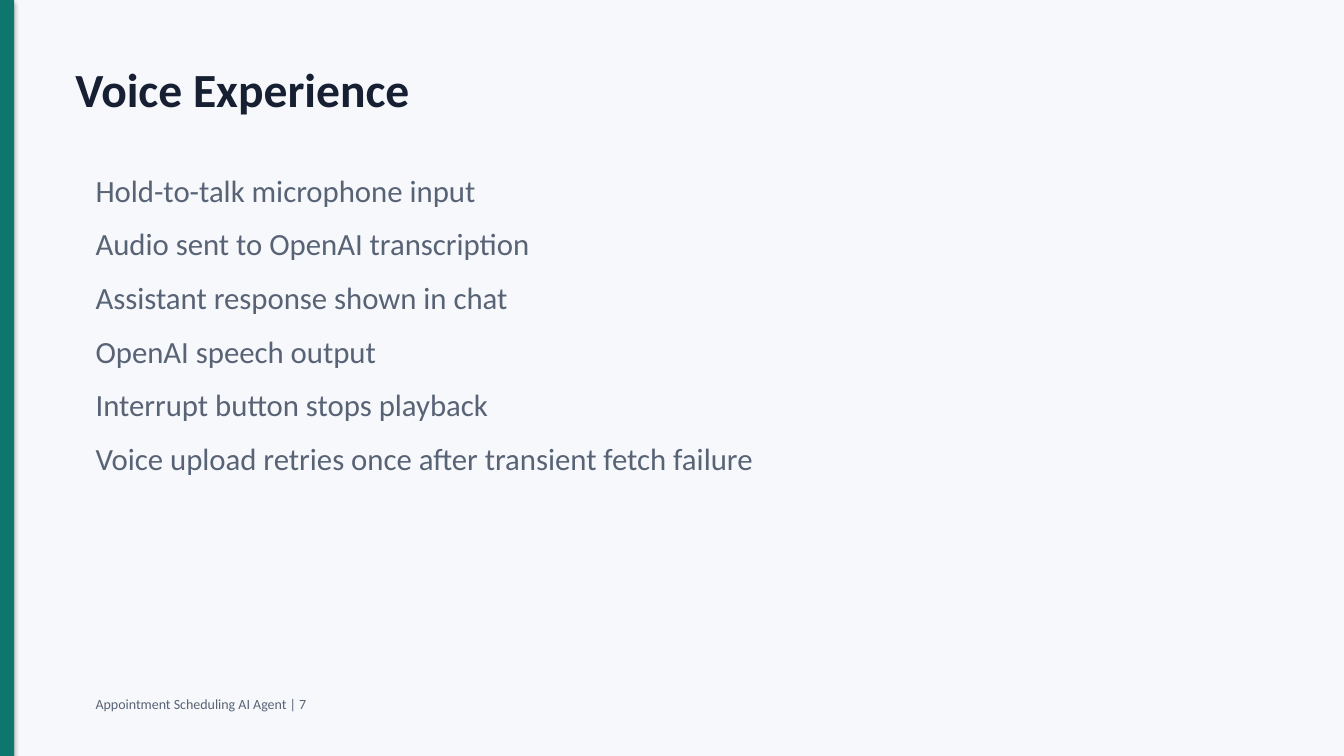
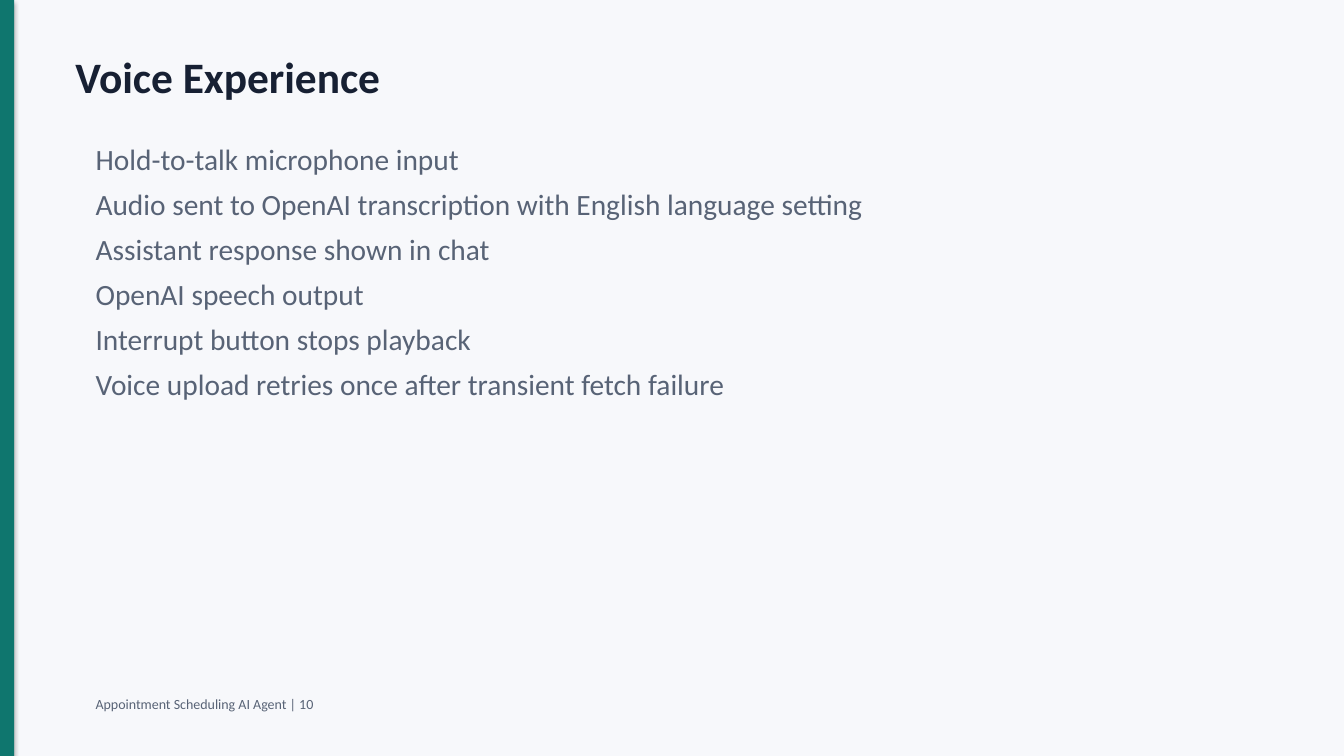
Before and after one commit to amankumarhal/scheduling_agent, a slide deck: slide 10 of docs/appointment_agent_interview_deck.pptx (slide 7 before the commit). Drawn at 1344x756 pixels with LibreOffice and Linux fonts; fonts in the diff are those of the drawing. Boxes give left, top, right and bottom in pixels: in the first picture for what was removed or moved away, otherwise in the second. Text is boxed around its words. In the diff, an @@ line names an element or a change of style, - is before the commit and + after.

Commit message:
Expand production system design slides

```diff
--- a/docs/appointment_agent_interview_deck.pptx
+++ b/docs/appointment_agent_interview_deck.pptx
@@ text "Voice Experience": place and size @@
-text "Voice Experience" at (75, 73, 409, 115)
+text "Voice Experience" at (75, 62, 380, 100)
@@ text "Voice Experience" at (75, 62, 380, 100): size 34 to 31 pt @@
@@ text "Hold-to-talk microphone input": place and size @@
-text "Hold-to-talk microphone input" at (96, 180, 752, 475)
+text "Hold-to-talk microphone input" at (96, 149, 862, 400)
@@ text at (96, 149, 724, 400): size 22 to 21 pt in "Hold-to-talk microphone input", "Assistant response shown in chat", "OpenAI speech output", "Interrupt button stops playback" and 1 more places; less space between paragraphs @@
@@ text at (96, 194, 862, 220): text changed; size 22 to 21 pt @@
-Audio sent to OpenAI transcription
+Audio sent to OpenAI transcription with English language setting
@@ text at (96, 699, 313, 712): text changed @@
-Appointment Scheduling AI Agent | 7
+Appointment Scheduling AI Agent | 10
```
Also in this commit, not shown: 10 other slides changed, 14 slides added, 4 slides removed, 1 other file.
